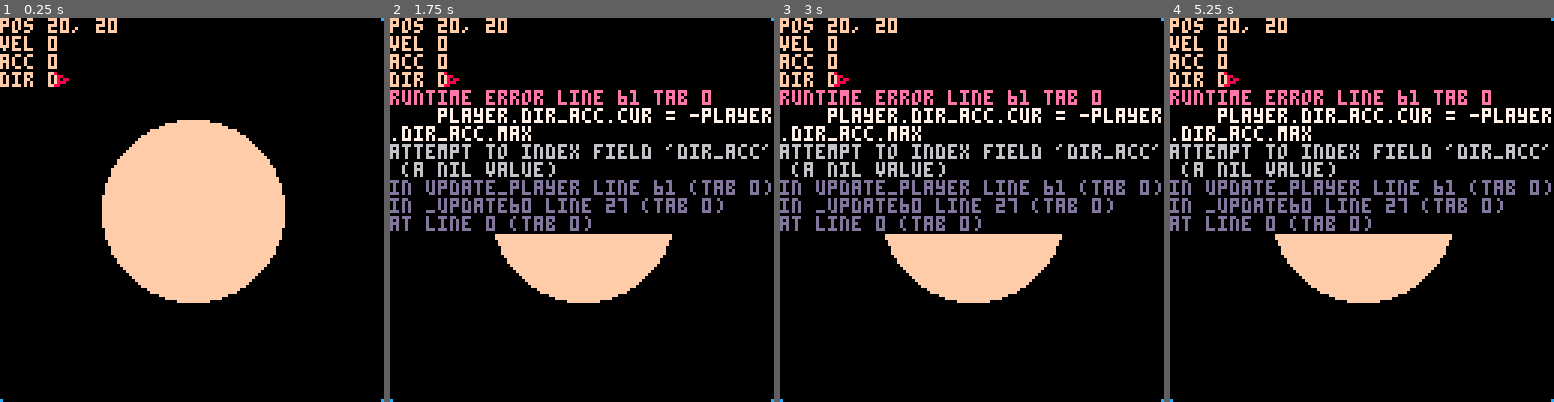
Above: before the commit, frames 1-4 (left to right).
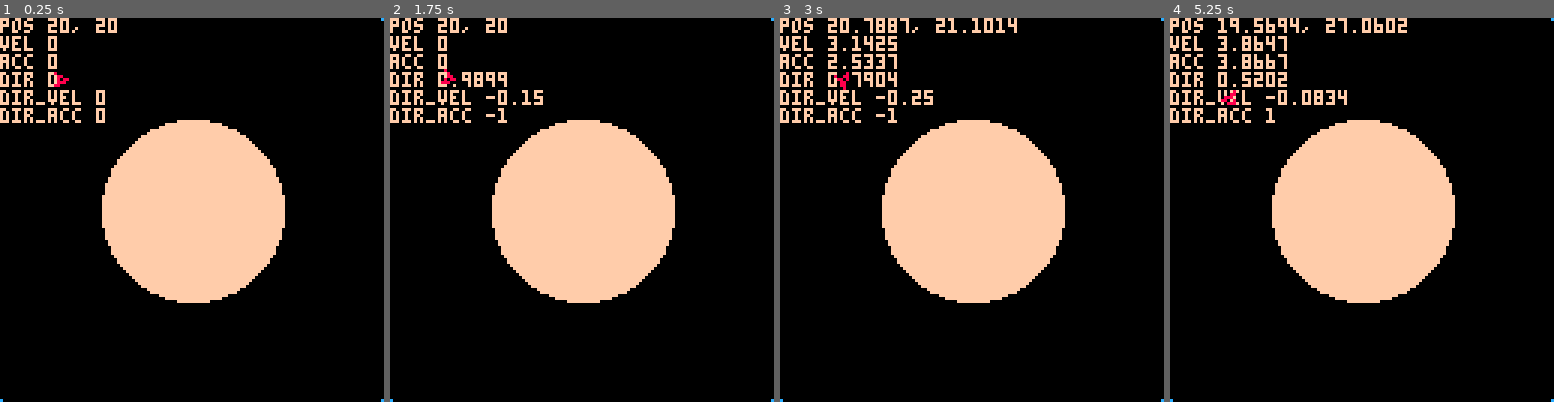
Above: after the commit, the same moments.

Repository: TarkanAl-Kazily/game-jams
Game: PICO-8 cartridge gmtk/main.p8
The game is run twice, just before and just after one commit, with the same random seed, the same clock (stepped at 60 frames per second) and the same inputs.
Inputs:
- Up to frame 1 (0.25 s): no input
- Up to frame 2 (1.75 s): hold Right from 1.6 s (still down)
- Up to frame 3 (3 s): release Right at 2.1 s; hold Up 2.15-2.42 s; hold Right from 2.47 s (still down)
- Up to frame 4 (5.25 s): release Right at 3.03 s; hold Left 3.08-3.58 s; hold Right 4.02-4.68 s; hold Up 4.73-5.03 s; hold Left from 5.08 s (still down)

The runs differ from the first frame. In frame 1, 0.9% of the frame differs, in the area x 0-28%, y 18-28%; in frame 2, 19%; in frame 3, 20%; in frame 4, 20%, in the area x 0-100%, y 0-57%.
Error before the commit: runtime error line 61 tab 0; player.dir_acc.cur = -player.dir_acc.max; attempt to index field 'dir_acc' (a nil value)

Commit message:
Version 0.2
Tweaked the movement to add acceleration and velocity for turning.

Diff:
--- a/gmtk/main.p8
+++ b/gmtk/main.p8
@@ -1,7 +1,7 @@
 pico-8 cartridge // http://www.pico-8.com
 version 29
 __lua__
--- Space Clicker v0_1
+-- Space Clicker v0_2
 -- Tarkan Al-Kazily
 
 _delta_t = 1.0 / 60.0
@@ -11,11 +11,11 @@
 function create_entity()
   local result = {}
   result.pos = {x=20, y=20}
-  result.acc = {cur=0.0, max=4.0, timer=0, friction=2.0}
-  result.vel = {cur=0.0, max=10.0, friction=2.0}
+  result.vel = {cur=0.0, max=15.0, friction=2.0}
+  result.acc = {cur=0.0, max=4.0, timer=0, friction=4.0}
   result.dir = {cur=0.0} -- starts facing positive x
-  result.dir_vel = {cur=0.0, max=1.0, friction=2.0}
-  result.acc_vel = {cur=0.0, max=2.0, timer=0, friction=2.0}
+  result.dir_vel = {cur=0.0, max=0.25, friction=2.0}
+  result.dir_acc = {cur=0.0, max=1.0, timer=0, friction=2.0}
   result.friction = 1.0
   return result
 end
@@ -46,6 +46,8 @@
   print("vel ".. player.vel.cur)
   print("acc ".. player.acc.cur)
   print("dir ".. player.dir.cur)
+  print("dir_vel ".. player.dir_vel.cur)
+  print("dir_acc ".. player.dir_acc.cur)
 
   -- draw player
   --pset(player.pos.x, player.pos.y, 8)
@@ -80,7 +82,23 @@
 -- updates an entity
 -- applies movement physics
 function update_entity(e)
-  e.dir.cur += _delta_t * e.dir_vel.cur
+  e.dir.cur = (e.dir.cur + _delta_t * e.dir_vel.cur) % 1.0
+
+  if abs(e.dir_acc.cur) > 0 then
+    e.dir_vel.cur = mid(-e.dir_vel.max, e.dir_vel.cur + e.dir_acc.cur * _delta_t, e.dir_vel.max)
+  else
+    local sign = 1
+    if e.dir_vel.cur < 0 then
+      sign = -1
+    end
+    e.dir_vel.cur = mid(0.0, e.dir_vel.cur + e.dir_vel.friction * _delta_t * -sign, e.dir_vel.cur)
+  end
+
+  e.dir_acc.timer = max(0, e.dir_acc.timer - 1)
+  if e.dir_acc.timer == 0 then
+    e.dir_acc.cur = 0
+  end
+
   e.pos.x, e.pos.y = e.pos.x + _delta_t * e.vel.cur * cos(e.dir.cur), e.pos.y + _delta_t * e.vel.cur * sin(e.dir.cur)
   if e.acc.cur > 0 then
     e.vel.cur = mid(0.0, e.vel.cur + _delta_t * e.acc.cur, e.vel.max)
